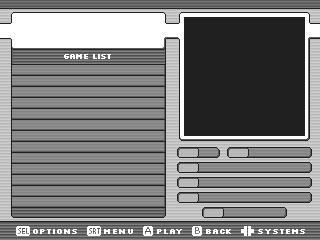
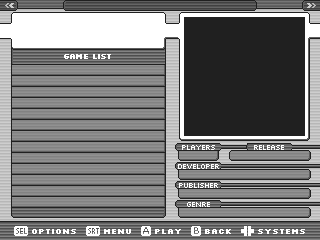
Comparing the layer stacks of the two 320 x 240 images. Changes:
added group "MetaData" with 9 layers in group "Text" over (x1=175, y1=143, x2=320, y2=218)
added group "Labels" with 5 layers in group "MetaData" over (x1=178, y1=145, x2=284, y2=207)
added layer "developer" in group "Labels" over (x1=178, y1=164, x2=219, y2=169)
added layer "MD_Border" in group "MetaData" over (x1=175, y1=143, x2=320, y2=218)
added layer "MD_Col_Back_Dark" in group "MetaData" over (x1=175, y1=144, x2=320, y2=208)
added layer "MD_Col_Back" in group "MetaData" over (x1=178, y1=151, x2=311, y2=217)
removed layer "Int_Back" (was 75%) from group "Text" over (x1=177, y1=147, x2=249, y2=218)
removed layer "Border" (2nd of 2, in "Text") from group "Text" over (x1=175, y1=143, x2=312, y2=218)
renamed "Col_Back" to "GL_Col_Back", moved it into group "GameList", painted on it over (x1=175, y1=143, x2=312, y2=218)
painted on "Back" over (x1=191, y1=226, x2=225, y2=236)
painted on "Play" over (x1=141, y1=226, x2=182, y2=236)
painted on "Menu" over (x1=86, y1=226, x2=133, y2=236)
painted on "Options" over (x1=14, y1=226, x2=77, y2=236)
added group "BACKGROUND" with 8 layers over (x1=0, y1=0, x2=320, y2=236)
added group "ConsoleTitle" with 6 layers in group "BACKGROUND" over (x1=0, y1=0, x2=320, y2=11)
added layer "Arrows" in group "ConsoleTitle" over (x1=5, y1=3, x2=316, y2=8)
added layer "C_Border" in group "ConsoleTitle" over (x1=0, y1=0, x2=320, y2=11)
added layer "C_Buttons" (30%) in group "ConsoleTitle" over (x1=0, y1=2, x2=320, y2=10)
added layer "C_Buttons_Dark" in group "ConsoleTitle" over (x1=0, y1=2, x2=320, y2=10)
added layer "C_Col_Back_Dark copy" (30%) in group "ConsoleTitle" over (x1=63, y1=1, x2=257, y2=10)
added layer "C_Col_Back_Dark" in group "ConsoleTitle" over (x1=63, y1=1, x2=257, y2=10)
moved "Background" (17th of 17, in "BACKGROUND") into group "BACKGROUND" over (x1=0, y1=0, x2=320, y2=236)
…and 4 more changes (4 added)
